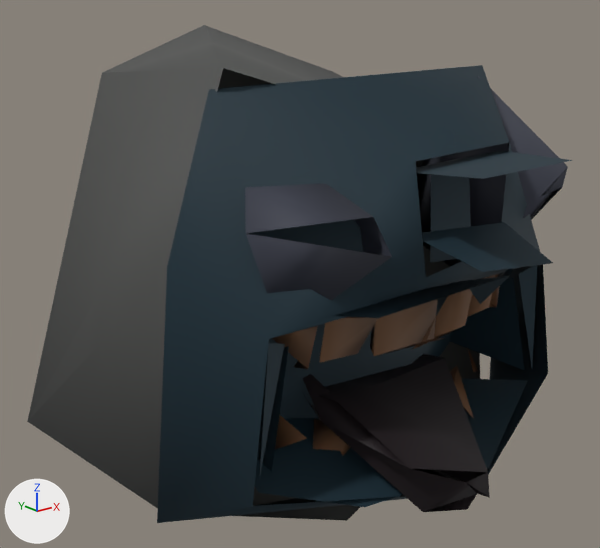
Before and after pictures for a commit that changed the glTF model public/assets/models/enemies/quaternius/aggregate/yeti.aggregate.glb.
Before and after are seen from a 50 mm camera at (-1.248, -1.56, 1.235) aimed at (0.001, 0.002, 0.61). Every picture has the same lights, and +X, +Y and +Z are marked at lower left. The first picture is the older version. Where no turn or scale is listed for an object, it has been applied to the vertices. Vertices at exactly the same position are counted once.

In view in the first picture: 'HordeReadyRigidMesh'.
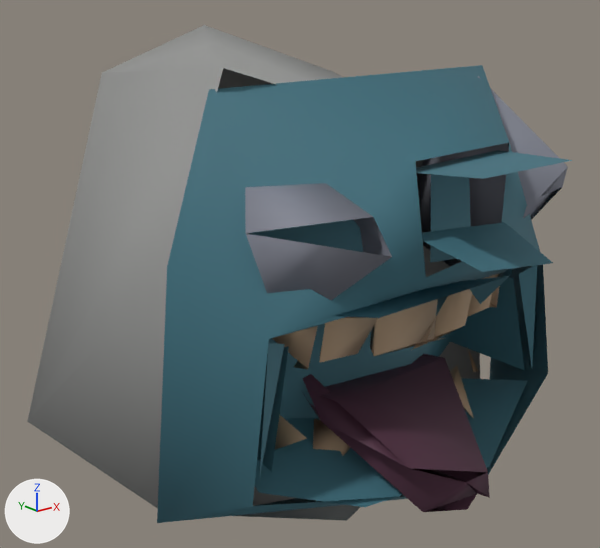
Patch to the scene script:
```diff
--- a/public/assets/models/enemies/quaternius/aggregate/yeti.aggregate.glb.py
+++ b/public/assets/models/enemies/quaternius/aggregate/yeti.aggregate.glb.py
@@ me_yeti_blob_001 @@
 me_yeti_blob_001.from_pydata(...)  # 173 vertices, 150 faces; spans x -0.642..0.642, y -0.661..0.661, z 0.0..1.206
 # used by ob_hordereadyrigidmesh; location = (0.0, 0.0, 0.0)
+# me_yeti_blob_001 part 1: 58 faces centred in x -0.318..0.309, y -0.445..-0.318, z 0.302..0.639 are repainted in the vertex colours; the middle colour goes from brown #6e4c30 to beige #af9578
+# me_yeti_blob_001 part 2: 45 faces centred in x -0.48..0.479, y -0.602..-0.225, z 0.166..1.064 are repainted in the vertex colours; the middle colour goes from dark cyan #0d2a36 to cyan #3f717f
+# me_yeti_blob_001 part 3: 17 faces centred in x -0.189..0.107, y -0.615..-0.148, z 0.286..0.432 are repainted in the vertex colours; the middle colour goes from black #15070e to dark purple #522f42
+# me_yeti_blob_001 part 4: 16 faces centred in x -0.55..0.518, y -0.081..0.451, z 0.17..1.151 are repainted in the vertex colours; the middle colour goes from dark grey #4a4b49 to grey #929391
+# me_yeti_blob_001 part 5: 14 faces centred in x -0.349..0.36, y -0.454..-0.239, z 0.729..0.946 are repainted in the vertex colours; the middle colour goes from greyish blue #383b48 to grey #818490
 me_yeti_blob_001.materials.append(mat_hordeready_vertexcolor)
```

Location of each change, (x1, y1, x2, y2) in pixels of the pictures (600 x 548 px):
part 1 of me_yeti_blob_001, recoloured (brown to beige): (272, 273, 500, 456) in both
part 2 of me_yeti_blob_001, recoloured (dark cyan to cyan): (157, 65, 572, 523) in both
part 3 of me_yeti_blob_001, recoloured: (303, 354, 490, 512) in both
part 4 of me_yeti_blob_001, recoloured (dark grey to grey): (27, 25, 480, 521) in both
part 5 of me_yeti_blob_001, recoloured (greyish blue to grey): (245, 76, 568, 300) in both
